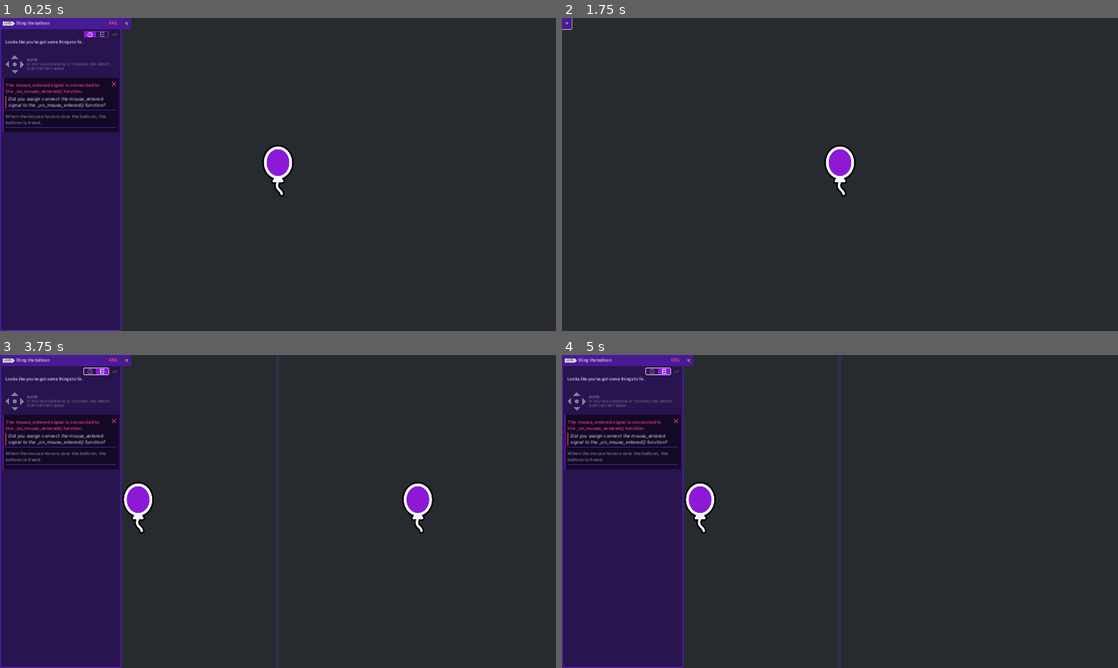
Above: before the commit, frames 1-4 (two rows, left to right).
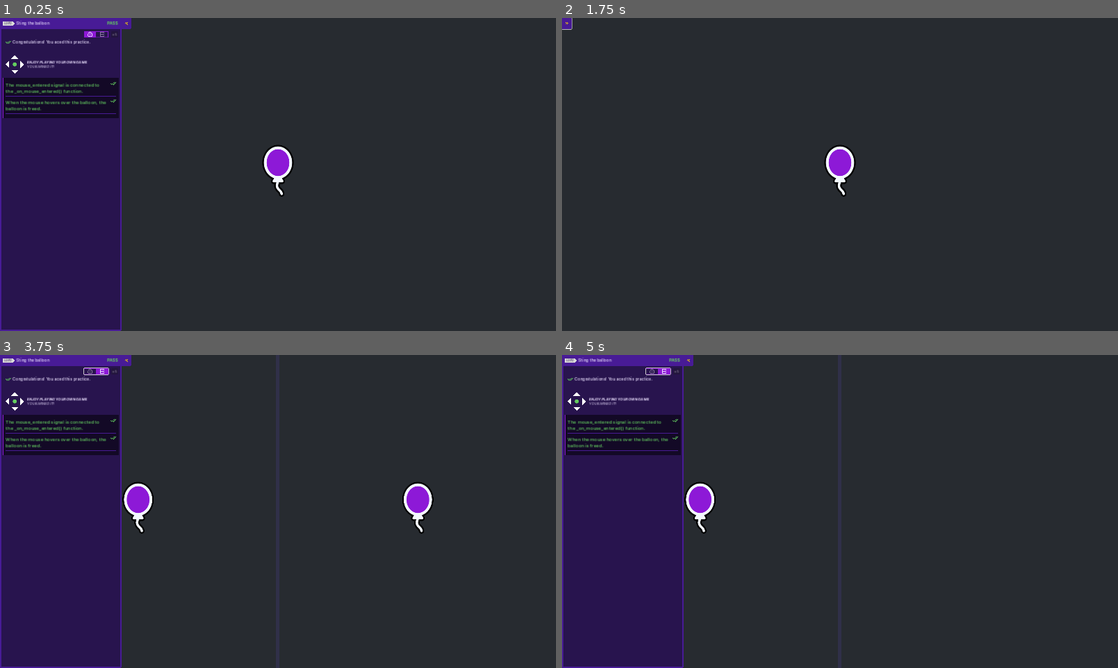
Above: after the commit, the same moments.

Repository: ylirin/2d-GameDev-Course
Game: Godot game, scene res://practices/L3.P2.sting_the_balloon/sting_the_balloon.tscn
Same seed, same stepped clock (60 frames per second), same inputs: the game is played once before the commit and once after it. This scene is started directly instead of the project's main scene.
Inputs (mouse positions are in pixels of both pictures, inside the frame that each line leads up to):
- Up to frame 1 (0.25 s): no input
- Up to frame 2 (1.75 s): click (689, 24) at 0.5 s; tap Enter at 1.25 s; move the mouse to (840, 174) at 1.27 s; press the mouse at (840, 174) at 1.28 s; hold D (move_right) from 1.28 s (still down); tap Space at 1.52 s
- Up to frame 3 (3.75 s): tap Space at 2, 2.27 s; move the mouse to (278, 508) at 2.02 s; release D (move_right) at 2.03 s; release the mouse at (278, 508) at 2.03 s; hold S (move_down) 2.03-2.78 s; right-click (278, 508) at 2.1 s; click (278, 508) at 2.17 s; tap Enter at 2.75 s; move the mouse to (333, 442) at 2.77 s; hold D (move_right) 2.78-3.5 s; tap Z at 2.85 s; click (333, 442) at 2.92 s; click (94, 370) at 3.5 s
- Up to frame 4 (5 s): tap Space at 4.25, 4.52 s; move the mouse to (979, 508) at 4.27 s; hold W (move_up) from 4.28 s (still down); click (979, 508) at 4.35 s

The runs differ from the first frame. In frame 1, 2.2% of the frame differs, in the area x 0-22%, y 1-37%; in frame 2, nothing differs; in frame 3, 2.2%; in frame 4, 2.2%.

Commit message:
L3. The outline thickens UPDATE

Diff:
--- a/M06.looting_workbook/practices/L3.P2.sting_the_balloon/balloon_sting.gd
+++ b/M06.looting_workbook/practices/L3.P2.sting_the_balloon/balloon_sting.gd
@@ -2,8 +2,8 @@
 
 
 func _ready() -> void:
-	pass
+	mouse_entered.connect(_on_mouse_entered)
 
 
 func _on_mouse_entered() -> void:
-	pass
+	queue_free()
--- a/M06.looting_workbook/practices/L3.P2.sting_the_balloon/balloon_sting.tscn
+++ b/M06.looting_workbook/practices/L3.P2.sting_the_balloon/balloon_sting.tscn
@@ -1,9 +1,9 @@
-[gd_scene load_steps=6 format=3]
+[gd_scene load_steps=6 format=3 uid="uid://7pkxghgyl56t"]
 
 [ext_resource type="Script" path="res://practices/L3.P2.sting_the_balloon/balloon_sting.gd" id="1_bhjam"]
-[ext_resource type="Material" path="res://practices/L3.P2.sting_the_balloon/material.tres" id="2_rlib3"]
-[ext_resource type="Texture2D" path="res://practices/L3.P2.sting_the_balloon/balloon_tail.png" id="3_ujshq"]
-[ext_resource type="Texture2D" path="res://practices/L3.P2.sting_the_balloon/balloon_top.png" id="4_4hph6"]
+[ext_resource type="Material" uid="uid://mu3l3tnidk6h" path="res://practices/L3.P2.sting_the_balloon/material.tres" id="2_rlib3"]
+[ext_resource type="Texture2D" uid="uid://bkhg7vixe1w41" path="res://practices/L3.P2.sting_the_balloon/balloon_tail.png" id="3_ujshq"]
+[ext_resource type="Texture2D" uid="uid://bn6jrawnf5ijj" path="res://practices/L3.P2.sting_the_balloon/balloon_top.png" id="4_4hph6"]
 
 [sub_resource type="CapsuleShape2D" id="CapsuleShape2D_lppgf"]
 radius = 47.0
--- a/M06.looting_workbook/practices/L3.P2.sting_the_balloon/sting_the_balloon.tscn
+++ b/M06.looting_workbook/practices/L3.P2.sting_the_balloon/sting_the_balloon.tscn
@@ -1,16 +1,11 @@
-[gd_scene load_steps=3 format=3]
+[gd_scene load_steps=2 format=3 uid="uid://2dq35wvi5wdy"]
 
-[ext_resource type="PackedScene" path="res://practices/L3.P2.sting_the_balloon/balloon_sting.tscn" id="1_cq1j7"]
-[ext_resource type="Script" path="res://practices/L3.P2.sting_the_balloon/balloon_sting.gd" id="2_hngyr"]
+[ext_resource type="PackedScene" uid="uid://7pkxghgyl56t" path="res://practices/L3.P2.sting_the_balloon/balloon_sting.tscn" id="1_cq1j7"]
 
 [node name="StingTheBalloon" type="Node2D"]
 metadata/_edit_horizontal_guides_ = []
 
-[node name="BalloonSting" type="Area2D" parent="." instance=ExtResource("1_cq1j7")]
-position = Vector2(960, 540)
-collision_layer = 2
-collision_mask = 0
-script = ExtResource("2_hngyr")
+[node name="BalloonSting" parent="." instance=ExtResource("1_cq1j7")]
 
 [node name="ExtraVisuals" type="Node" parent="."]
 
@@ -28,3 +23,5 @@
 grow_vertical = 2
 mouse_filter = 2
 color = Color(0.152941, 0.168627, 0.188235, 1)
+
+[connection signal="mouse_entered" from="BalloonSting" to="BalloonSting" method="_on_mouse_entered"]
